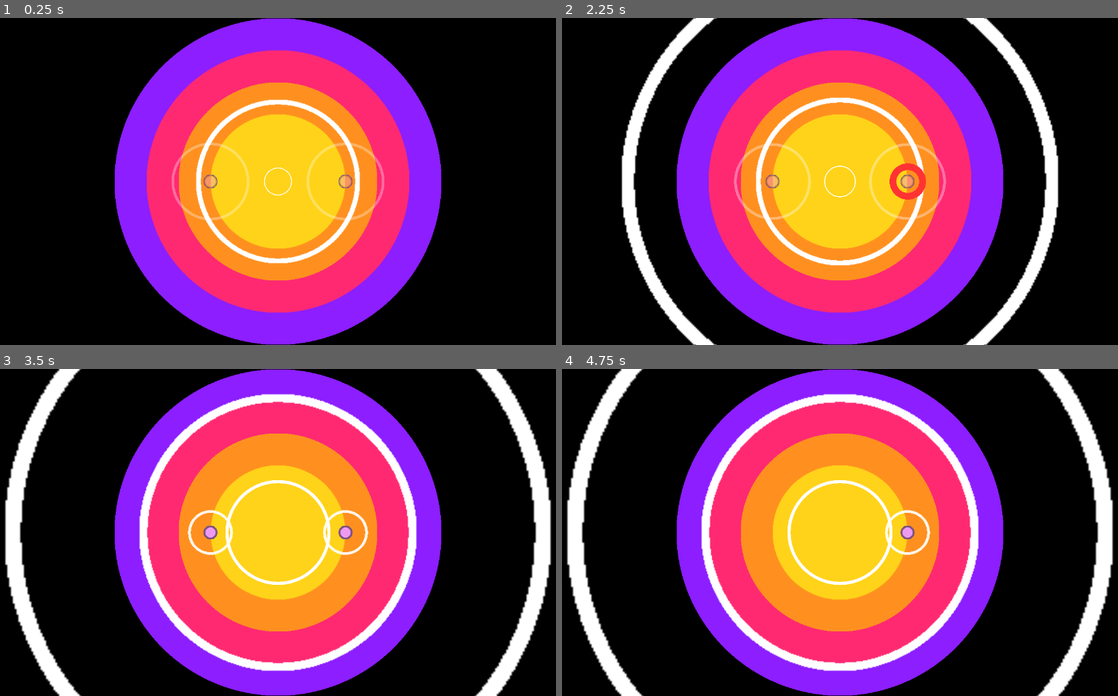
Above: before the commit, frames 1-4 (two rows, left to right).
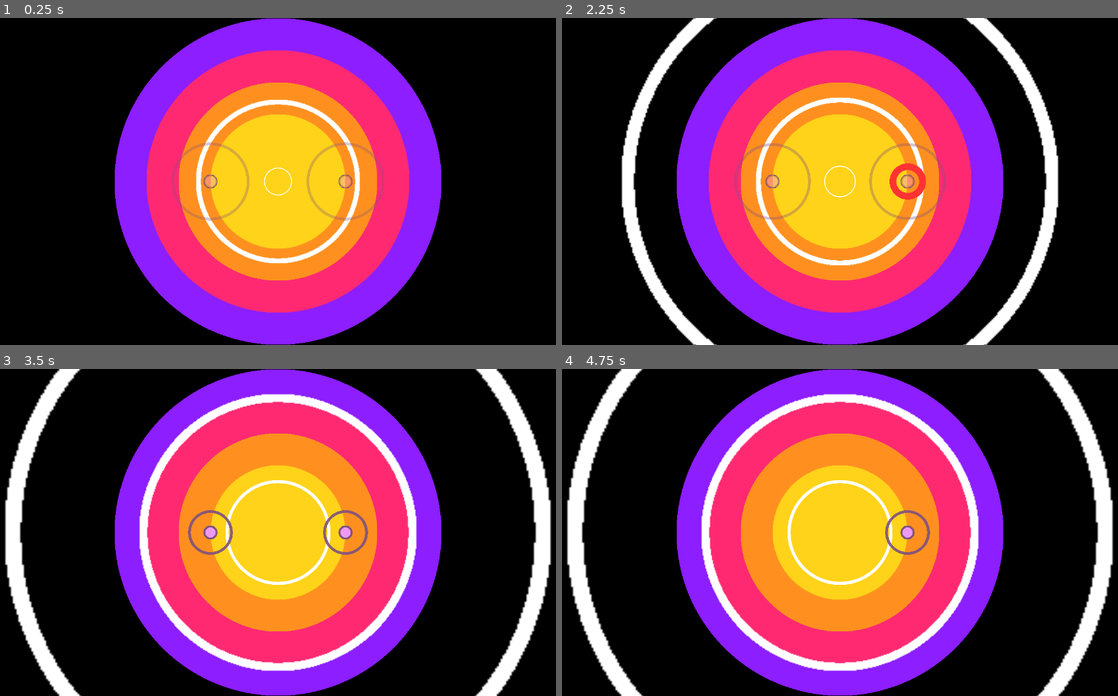
Above: after the commit, the same moments.

Repository: wispykey/epicenter
Game: Godot game, scene res://Main.tscn
Two runs of this game, one before a commit and one after it. Both use one fixed random seed, a clock stepped at 60 frames per second and the inputs below. Sound files missing from this copy of the repository are replaced by a short silence.
Inputs:
- Up to frame 1 (0.25 s): no input
- Up to frame 2 (2.25 s): hold J (hit_ring1_right) 0.53-1.28 s; hold F (hit_ring1_left) 1.28-2.03 s; hold J (hit_ring1_right) from 2.03 s (still down)
- Up to frame 3 (3.5 s): keep holding J (hit_ring1_right)
- Up to frame 4 (4.75 s): tap Enter at 3.5 s; release J (hit_ring1_right) at 3.53 s; hold F (hit_ring1_left) from 3.53 s (still down); tap Space at 4.25 s

The runs differ from the first frame. In frame 1, 0.7% of the frame differs, in the area x 30-70%, y 38-62%; in frame 2, 0.7%; in frame 3, 0.4%; in frame 4, 0.2%.

Commit message:
Change color of beat marker ring to purple

Diff:
--- a/Circles/BeatMarker.tscn
+++ b/Circles/BeatMarker.tscn
@@ -50,3 +50,4 @@
 shape = SubResource("CircleShape2D_ig0yl")
 
 [node name="BeatMarkerIndicatorRing" parent="." instance=ExtResource("2_rhg63")]
+color = Color(0.49019608, 0.31764707, 0.49803922, 1)
